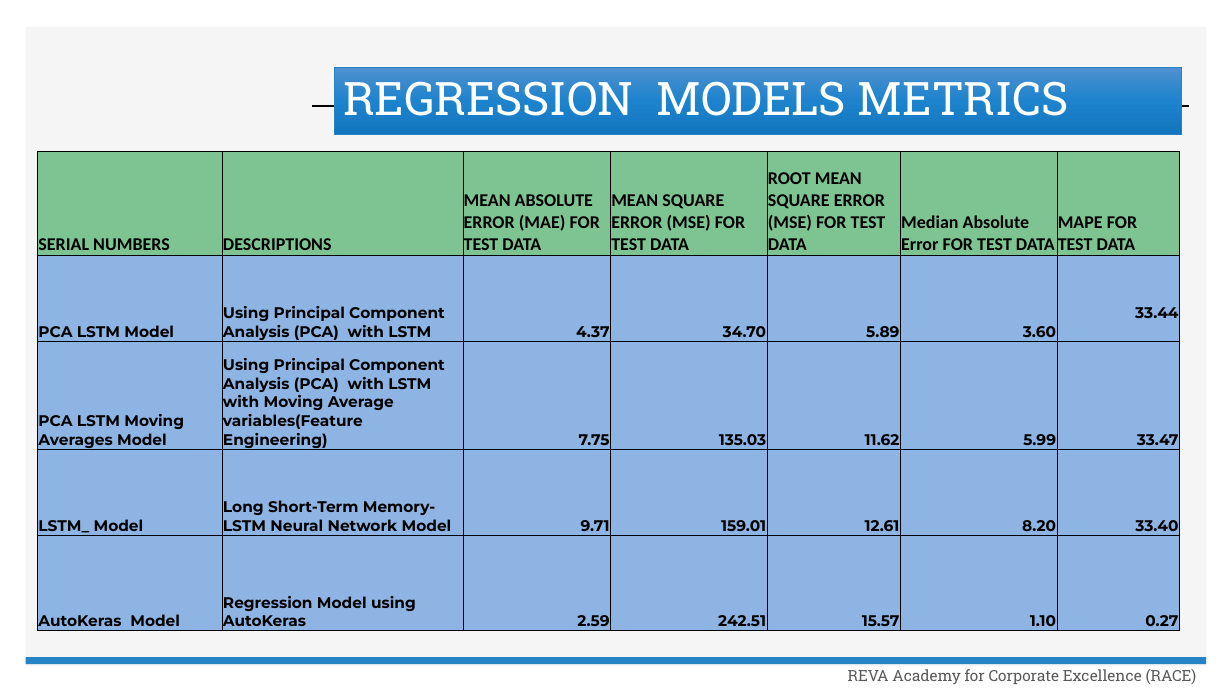
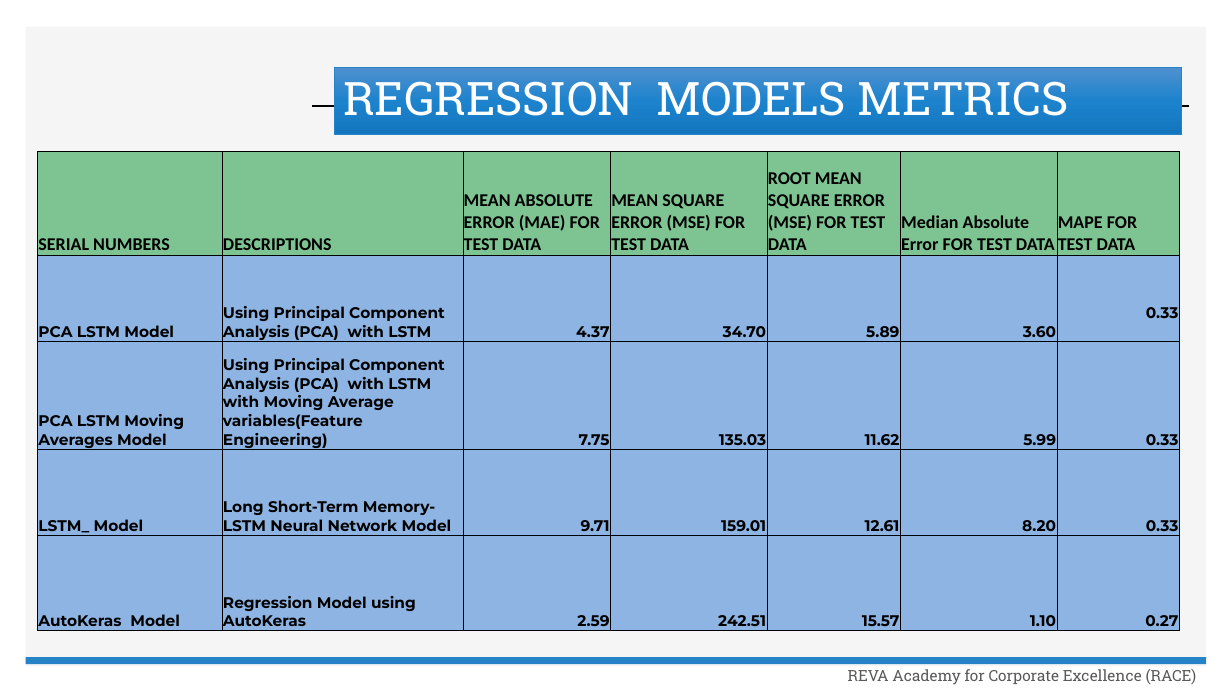
Before and after one commit to Embedded-org/ACCOMPLISHMENTS, a slide deck: slide 11 of RACE_CAPSTONE_PROJECT1/TradingAnalytics_Capstone1_Metrics .pptx. Drawn at 1232x693 pixels with LibreOffice and Linux fonts; fonts in the diff are those of the drawing; background and template pictures are left out. Boxes give left, top, right and bottom in pixels: in the first picture for what was removed or moved away, otherwise in the second. Text is boxed around its words. In the diff, an @@ line names an element or a change of style, - is before the commit and + after.

```diff
--- a/RACE_CAPSTONE_PROJECT1/TradingAnalytics_Capstone1_Metrics .pptx
+++ b/RACE_CAPSTONE_PROJECT1/TradingAnalytics_Capstone1_Metrics .pptx
@@ table at box(38, 152, 1180, 635) @@
-row 2, column 7: 33.44
+row 2, column 7: 0.33
-row 3, column 7: 33.47
+row 3, column 7: 0.33
-row 4, column 7: 33.40
+row 4, column 7: 0.33
```
Also in this commit, not shown: 3 other slides changed, 2 other files.
